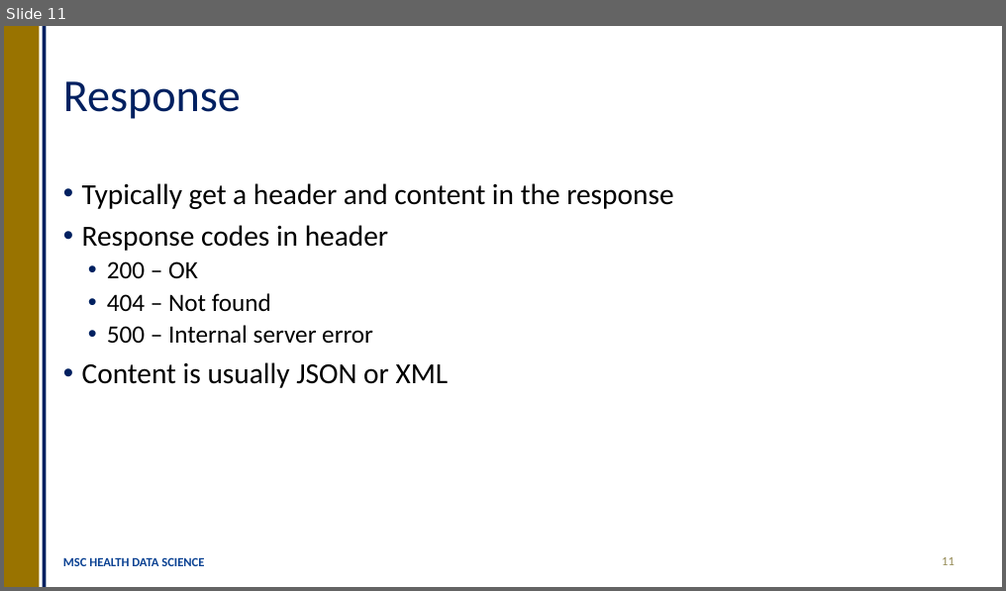
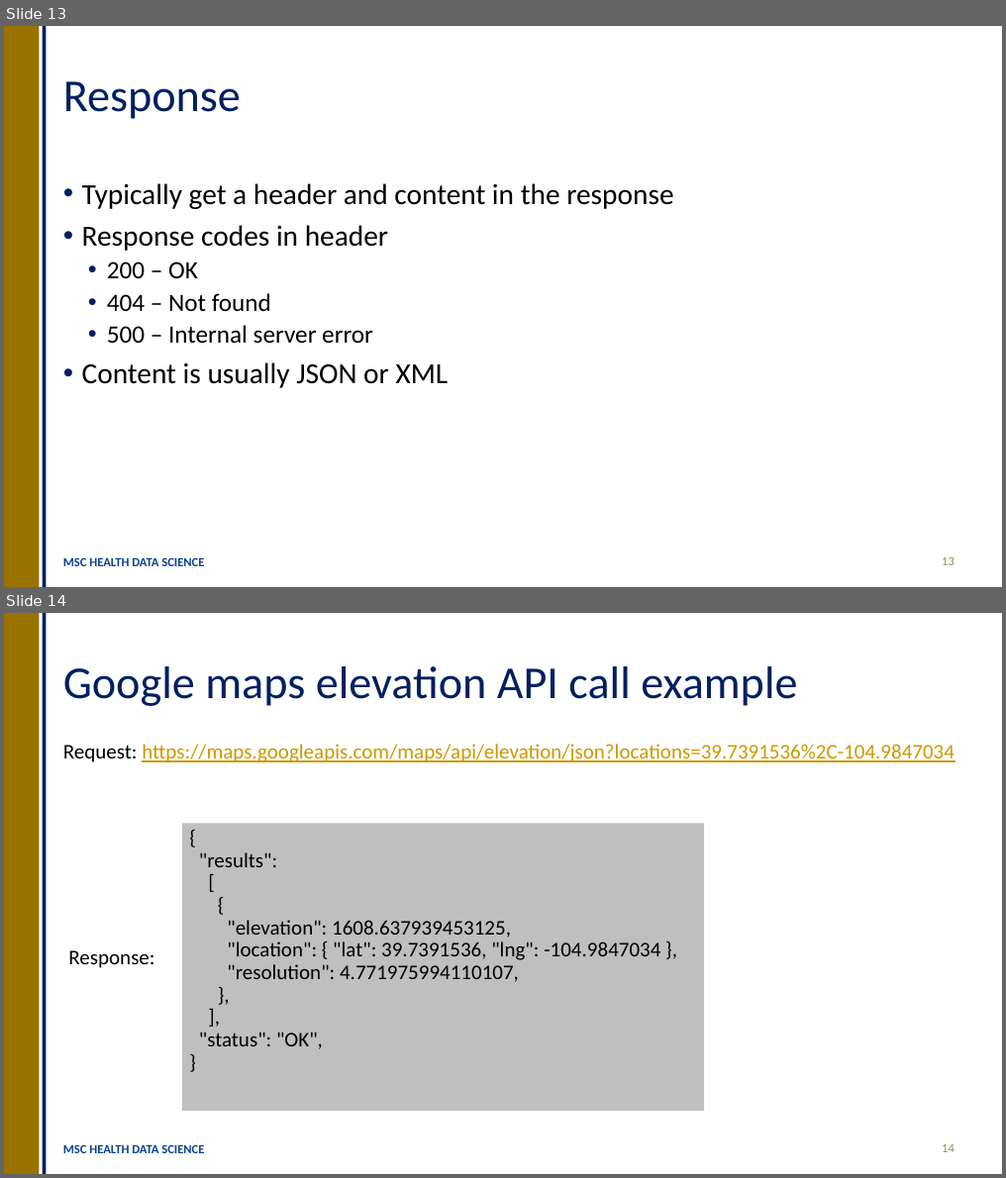
Before and after one commit to OllyButters/HDS-plumber, a slide deck: api_plumber_slides.pptx. Shown one above the other, each under a label of ours: slide 11 before the commit, slides 13 and 14 after it. The pictures are 1006x591 and 1006x1178 pixels, drawn with LibreOffice and Linux fonts; fonts in the diff are those of the drawing. Boxes give left, top, right and bottom in pixels: in the first picture for what was removed or moved away, otherwise in the second. Text is boxed around its words. In the diff, an @@ line names an element or a change of style, - is before the commit and + after.

```diff
--- a/api_plumber_slides.pptx
+++ b/api_plumber_slides.pptx
@@ slide 14 added at bbox=[4, 613, 1002, 1174], background #FFFFFF; not listed: 2 template elements that a slide beside it also shows @@
@@ title added at bbox=[63, 666, 797, 706], 44 pt, text #002060 @@
+Google maps elevation API call example
@@ text added at bbox=[63, 744, 954, 762], 20 pt, text #CC9900, underline @@
+Request: https://maps.googleapis.com/maps/api/elevation/json?locations=39.7391536%2C-104.9847034
@@ rectangle added at bbox=[182, 823, 705, 1112], fill #BFBFBF, 20 pt, text #000000 @@
+{
+"results":
+[
+{
+"elevation": 1608.637939453125,
+"location": { "lat": 39.7391536, "lng": -104.9847034 },
+"resolution": 4.771975994110107,
+},
+],
+"status": "OK",
+}
@@ text added at bbox=[68, 951, 154, 968], 20 pt, text #000000 @@
+Response:
@@ text added at bbox=[63, 1145, 204, 1154], 12 pt, text #0B4293, bold @@
+MSC HEALTH DATA SCIENCE
@@ page number added at bbox=[942, 1145, 954, 1153], 12 pt, text #948A54 @@
+14
@@ what was slide 11 is now slide 13 @@
@@ page number at bbox=[942, 558, 954, 566]: text changed @@
-11
+13
```
Also in this commit, not shown: 9 slides changed, 6 other slides added, 4 other files.
